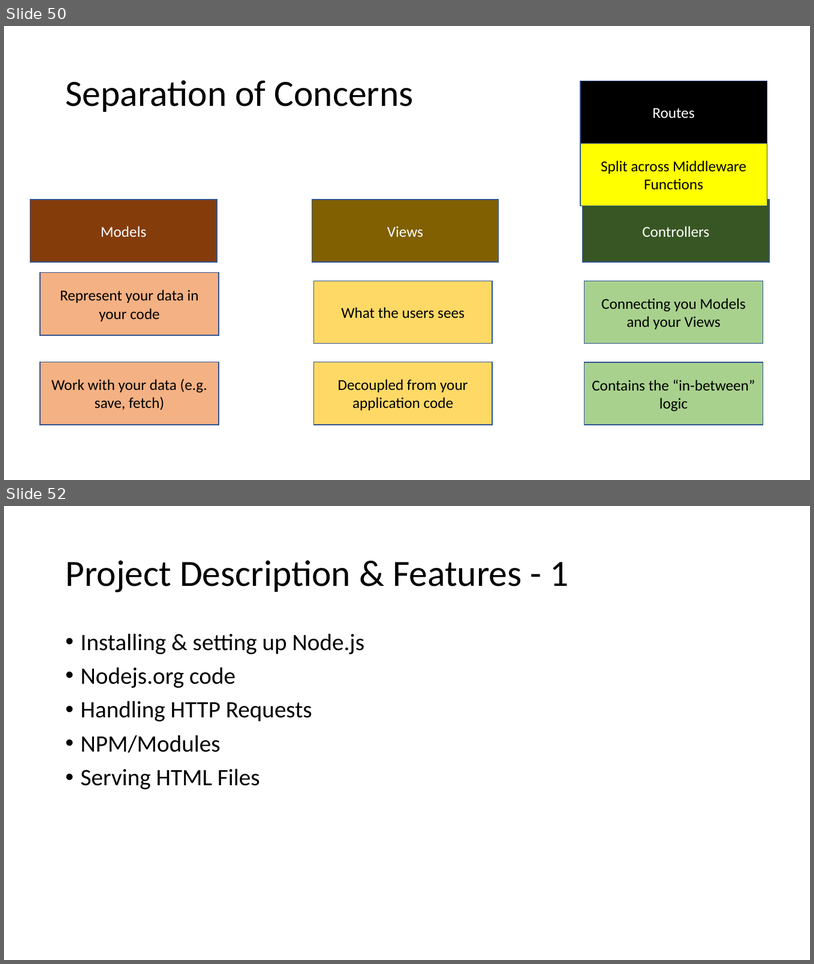
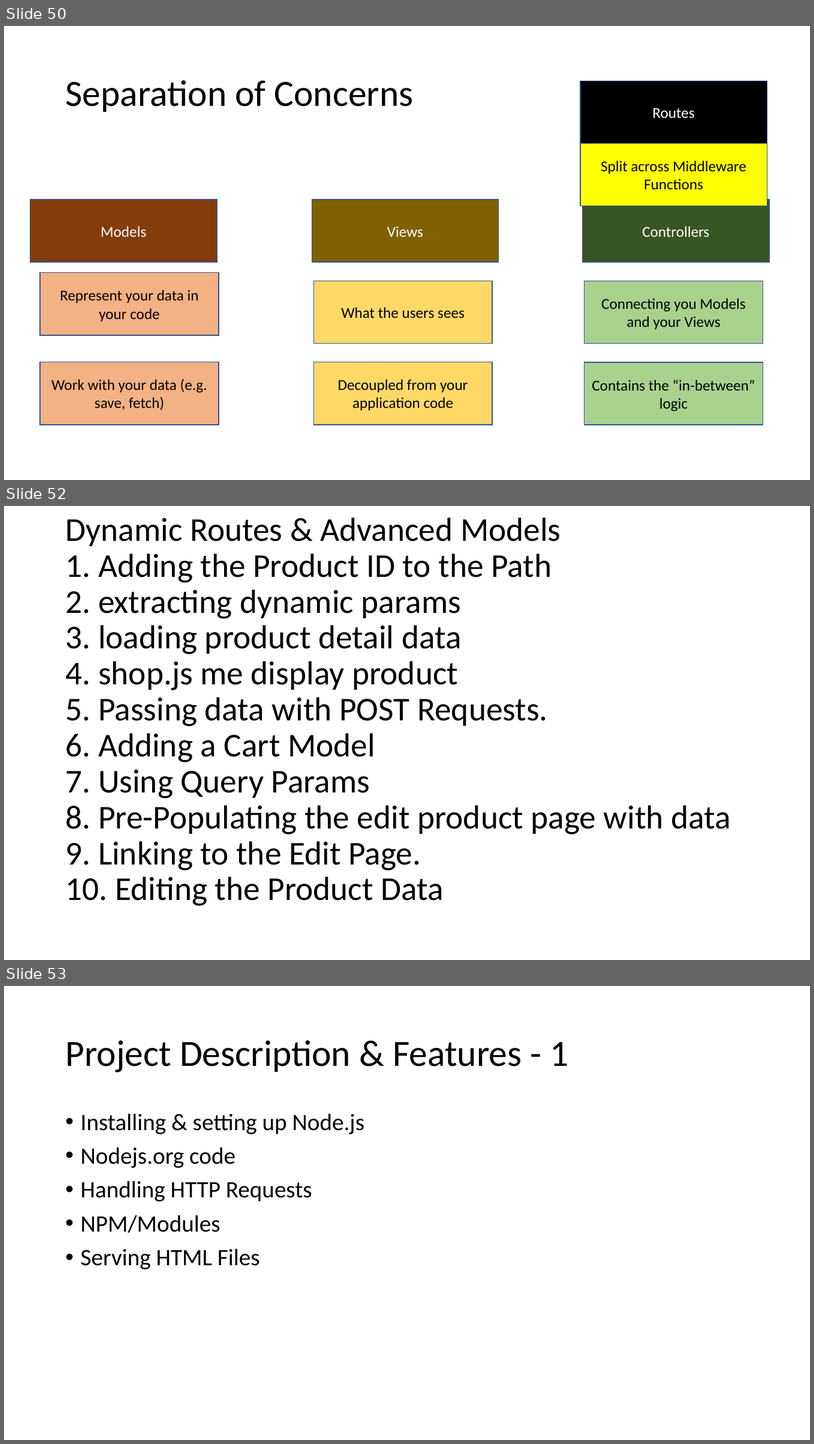
Before and after one commit to PiyushChaturvedii/batch03, a slide deck: What is Node.pptx. Shown one above the other, each under a label of ours: slides 50 and 52 before the commit, slides 50, 52 and 53 after it; the slides between them are not shown. The pictures are 814x964 and 814x1444 pixels, drawn with LibreOffice and Linux fonts; fonts in the diff are those of the drawing. Boxes give left, top, right and bottom in pixels: in the first picture for what was removed or moved away, otherwise in the second. Text is boxed around its words. In the diff, an @@ line names an element or a change of style, - is before the commit and + after.

Commit message:
"editing product" linked

```diff
--- a/What is Node.pptx
+++ b/What is Node.pptx
@@ slide 52 added at (4, 506, 810, 960), background #FFFFFF @@
@@ title added at (65, 517, 731, 906), 39.6 pt, text #000000 @@
+Dynamic Routes & Advanced Models
+1. Adding the Product ID to the Path
+2. extracting dynamic params
+3. loading product detail data
+4. shop.js me display product
+5. Passing data with POST Requests.
+6. Adding a Cart Model
+7. Using Query Params
+8. Pre-Populating the edit product page with data
+9. Linking to the Edit Page.
+10. Editing the Product Data
@@ what was slide 52 is now slide 53 @@
```
Also in this commit, not shown: 1 slide changed, 2 other slides added, 34 other files.
